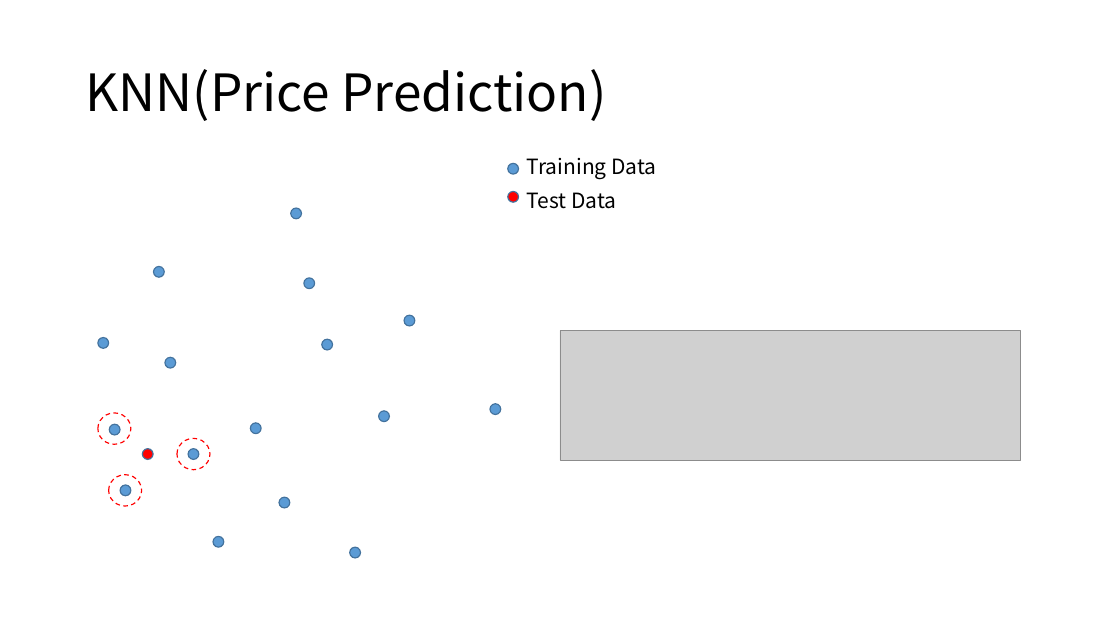
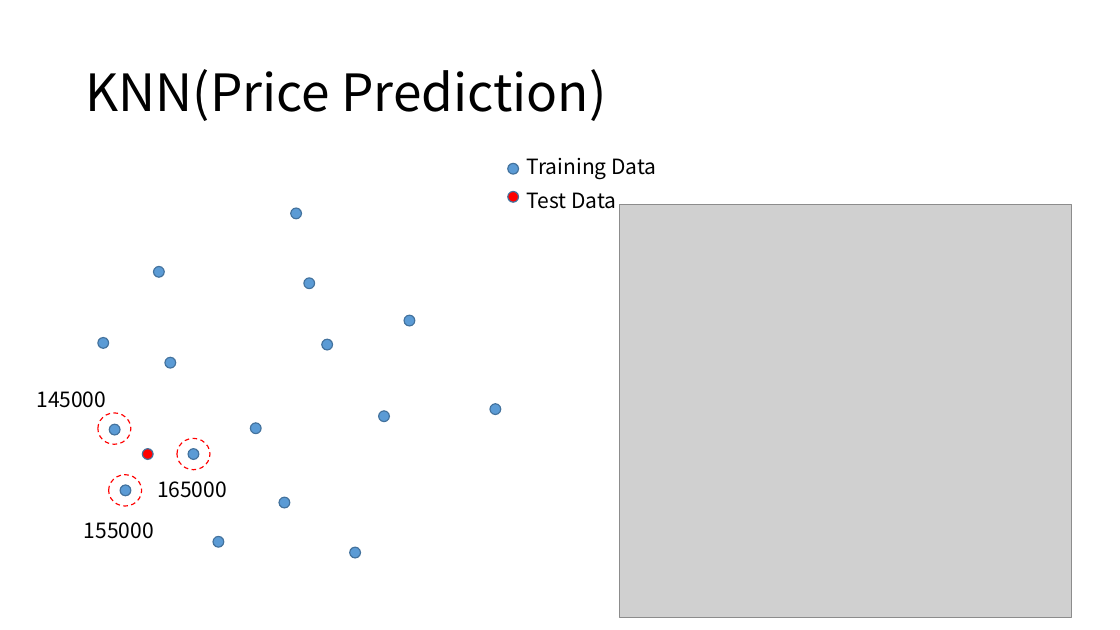
Before and after one commit to sould628/MLFINAL, a slide deck: slide 5 of presentation.pptx. Drawn at 1120x630 pixels with LibreOffice and Linux fonts; fonts in the diff are those of the drawing; grey boxes stand for pictures. Boxes give left, top, right and bottom in pixels: in the first picture for what was removed or moved away, otherwise in the second. Text is boxed around its words. In the diff, an @@ line names an element or a change of style, - is before the commit and + after.

Commit message:
Presentation
fin.

```diff
--- a/presentation.pptx
+++ b/presentation.pptx
@@ picture added at [619, 204, 1071, 618] @@
@@ picture removed at [560, 331, 1021, 460] @@
@@ text added at [36, 391, 106, 408], 18 pt, text #000000 @@
+145000
@@ text added at [157, 481, 227, 498], 18 pt, text #000000 @@
+165000
@@ text added at [84, 522, 154, 539], 18 pt, text #000000 @@
+155000
```
Also in this commit, not shown: 2 other slides changed, 4 slides added, 1 other file.
